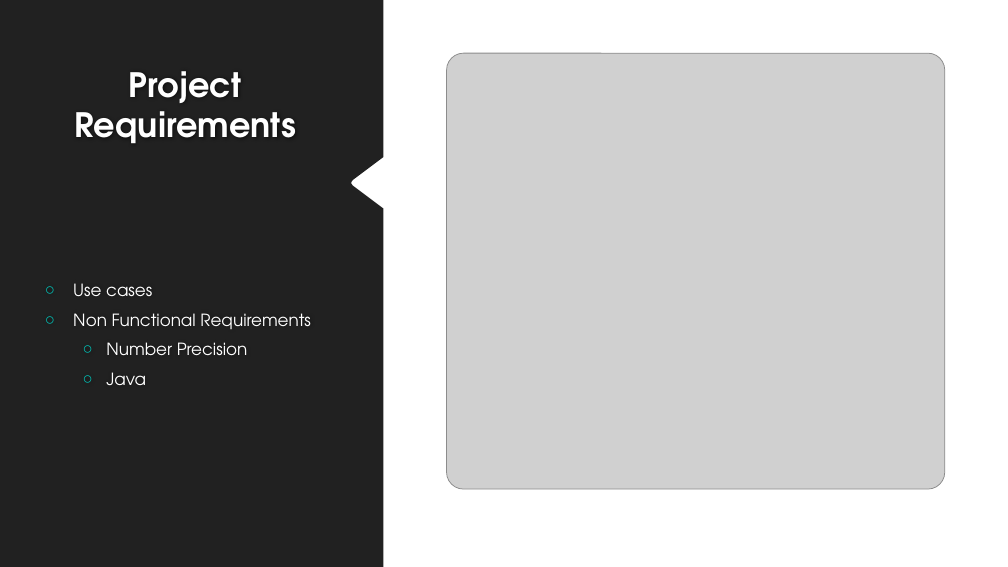
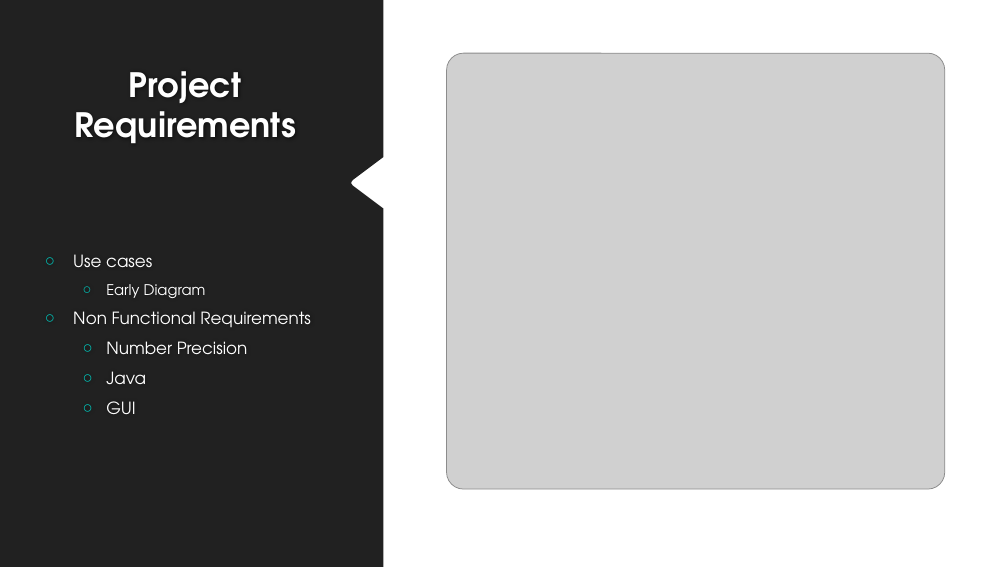
Before and after one commit to Fastwatch/FastWatch361, a slide deck: slide 3 of Artifacts/Presentation/Fastwatch.pptx (slide 4 before the commit). Drawn at 1008x567 pixels with LibreOffice and Linux fonts; fonts in the diff are those of the drawing; grey boxes stand for pictures; background and template pictures are left out. Boxes give left, top, right and bottom in pixels: in the first picture for what was removed or moved away, otherwise in the second. Text is boxed around its words. In the diff, an @@ line names an element or a change of style, - is before the commit and + after.

```diff
--- a/Artifacts/Presentation/Fastwatch.pptx
+++ b/Artifacts/Presentation/Fastwatch.pptx
@@ text at bbox=[106, 284, 206, 298]: paragraph added @@
+  ○ Early Diagram
@@ text at bbox=[106, 401, 135, 414]: paragraph added @@
+  ○ GUI
```
Also in this commit, not shown: 2 other slides changed, 2 slides added, 4 slides removed, 1 other file.
